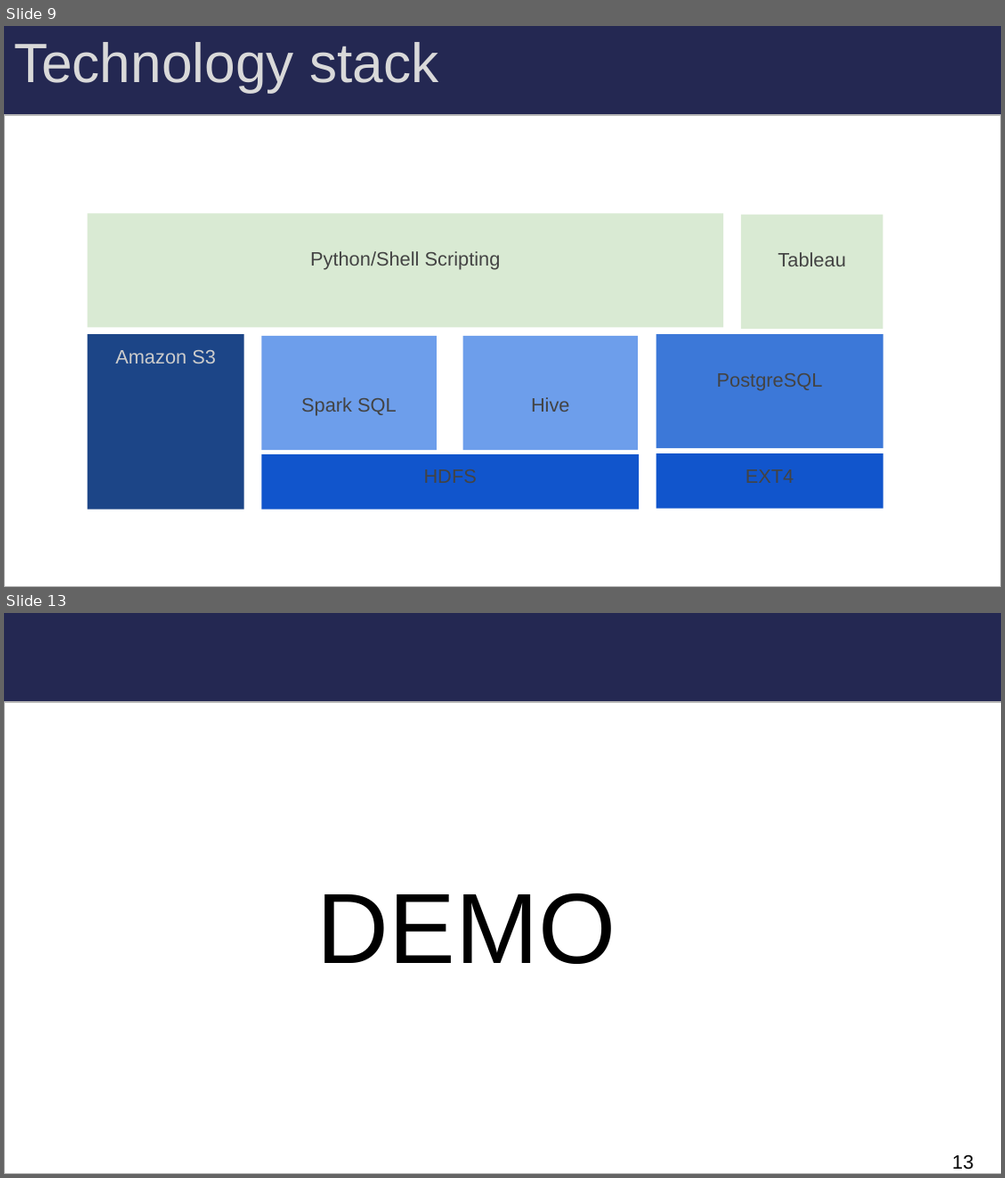
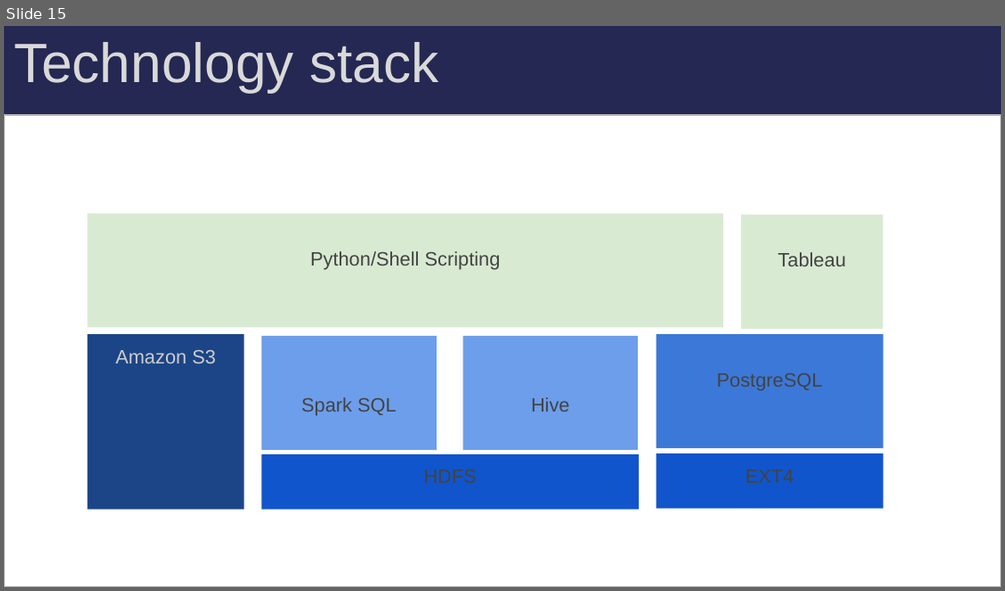
Before and after one commit to blakkan/CabStuff, a slide deck: W205-TaxiNYC-FinalPresentation-JB-RN-AP.pptx. Shown one above the other, each under a label of ours: slides 9 and 13 before the commit, slide 15 after it; the slides between them are not shown. The pictures are 1005x1178 and 1005x591 pixels, drawn with LibreOffice and Linux fonts; fonts in the diff are those of the drawing. Boxes give left, top, right and bottom in pixels: in the first picture for what was removed or moved away, otherwise in the second. Text is boxed around its words. In the diff, an @@ line names an element or a change of style, - is before the commit and + after.

```diff
--- a/W205-TaxiNYC-FinalPresentation-JB-RN-AP.pptx
+++ b/W205-TaxiNYC-FinalPresentation-JB-RN-AP.pptx
@@ slide 13 removed at (4, 613, 1001, 1174), background gradient #B7B7B7 to #C2D8F5 to #E1EBF9; not listed: 1 template element that a slide beside it also shows @@
@@ rectangle removed at (5, 702, 1001, 1173) @@
@@ text removed at (317, 892, 616, 964) @@
-  DEMO
@@ page number removed at (952, 1154, 973, 1169) @@
-13
@@ what was slide 9 is now slide 15 @@
```
Also in this commit, not shown: 6 slides changed, 5 slides added, 5 other slides removed.
